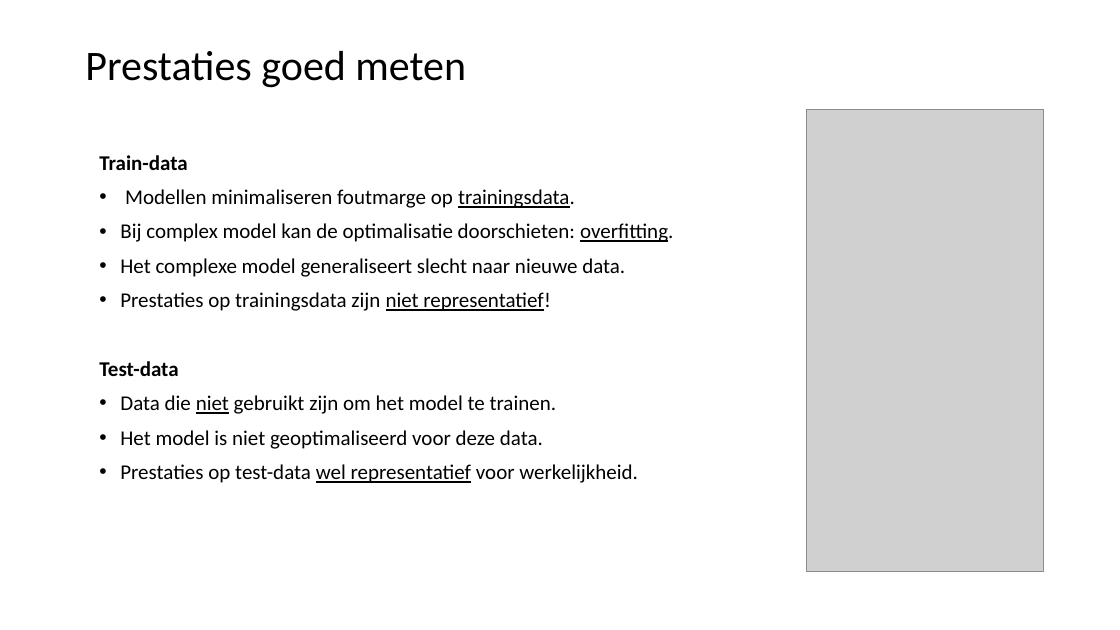
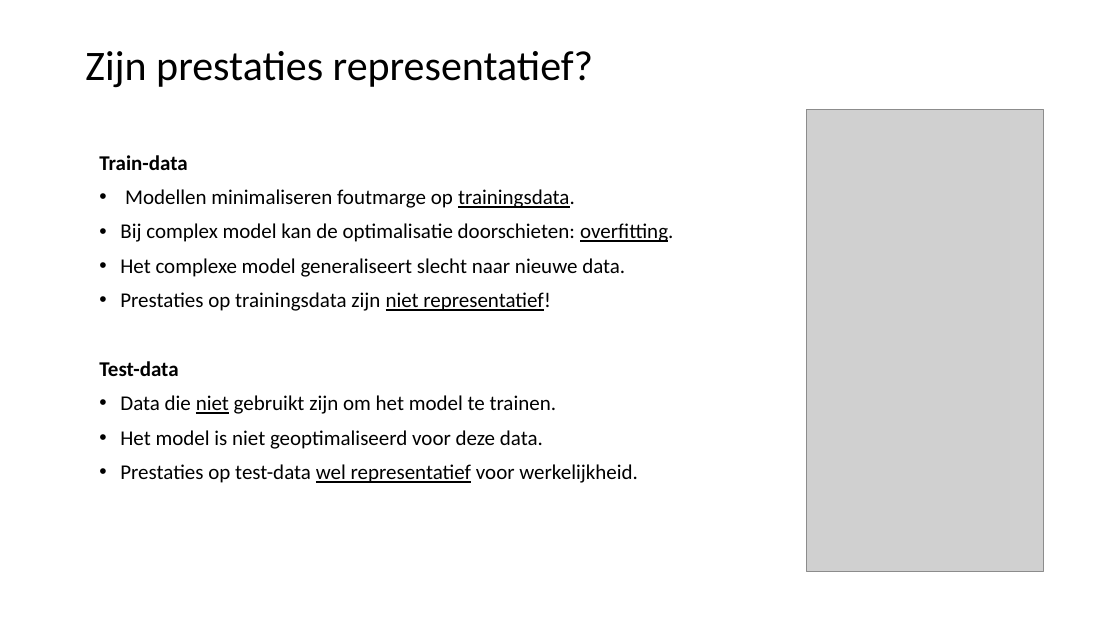
Before and after one commit to LFKoning/knowledge-sharing, a slide deck: slide 33 of python_course/4_scikit_learn/python_cursus_4.pptx (slide 29 before the commit). Drawn at 1120x630 pixels with LibreOffice and Linux fonts; fonts in the diff are those of the drawing; grey boxes stand for pictures. Boxes give left, top, right and bottom in pixels: in the first picture for what was removed or moved away, otherwise in the second. Text is boxed around its words. In the diff, an @@ line names an element or a change of style, - is before the commit and + after.

```diff
--- a/python_course/4_scikit_learn/python_cursus_4.pptx
+++ b/python_course/4_scikit_learn/python_cursus_4.pptx
@@ title at <box>85,51,593,88</box>: text changed @@
-Prestaties goed meten
+Zijn prestaties representatief?
```
Also in this commit, not shown: 15 other slides changed, 5 slides added, 1 slide removed, 8 other files.
